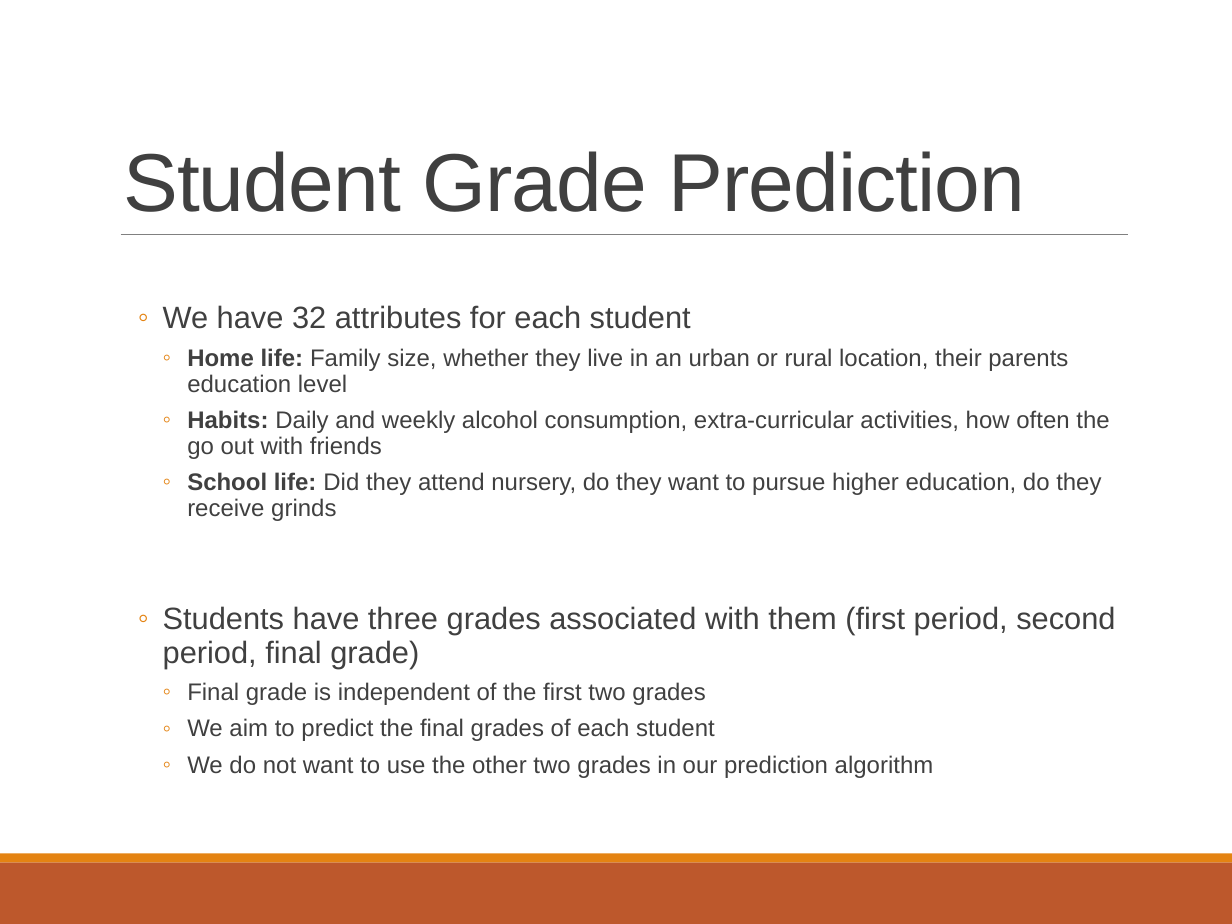
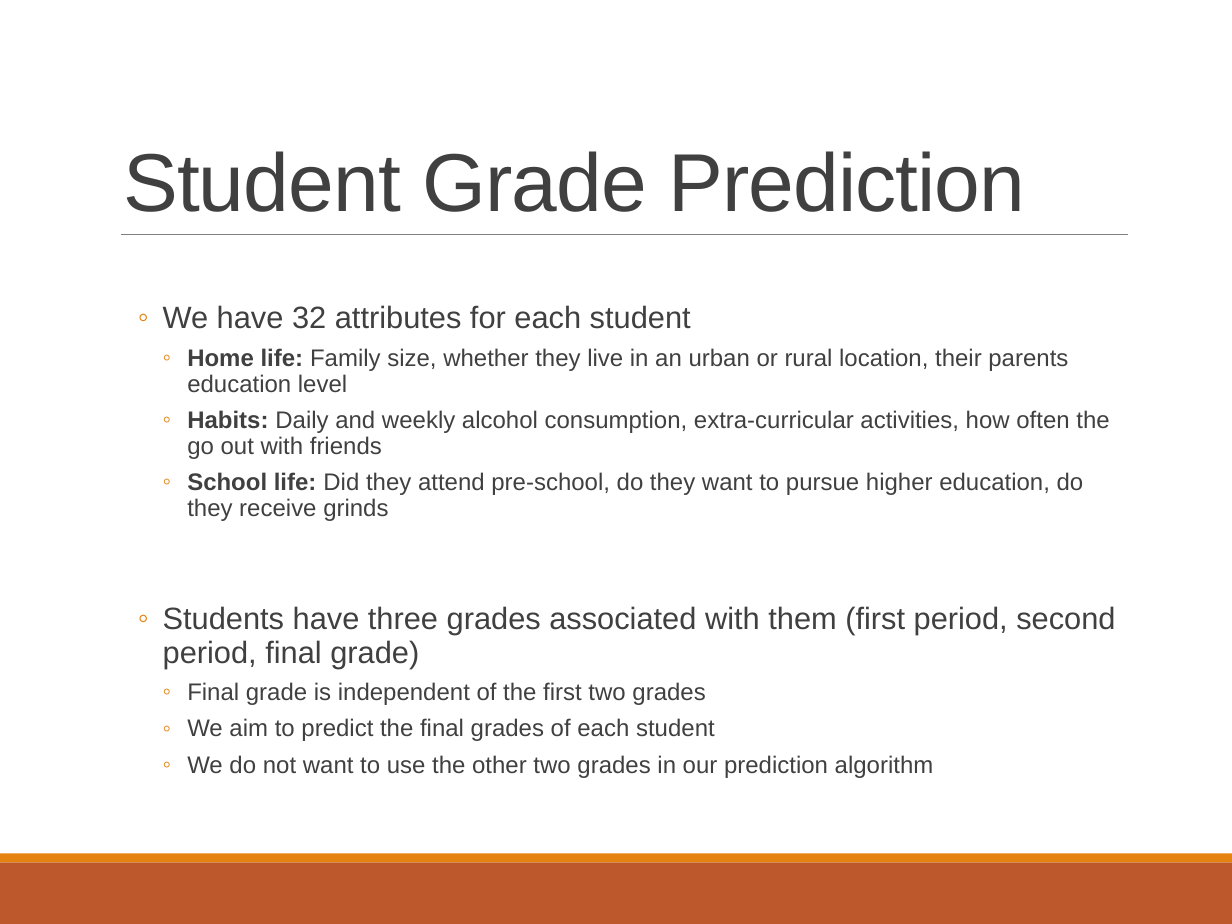
Before and after one commit to okeefj22/CA4010-data-project, a slide deck: slide 1 of workshop-presentation.pptx. Drawn at 1232x924 pixels with LibreOffice and Linux fonts; fonts in the diff are those of the drawing. Boxes give left, top, right and bottom in pixels: in the first picture for what was removed or moved away, otherwise in the second. Text is boxed around its words. In the diff, an @@ line names an element or a change of style, - is before the commit and + after.

```diff
--- a/workshop-presentation.pptx
+++ b/workshop-presentation.pptx
@@ text at (187, 472, 1084, 521): text changed @@
-    ◦ School life: Did they attend nursery, do they want to pursue higher education, do they receive grinds
+    ◦ School life: Did they attend pre-school, do they want to pursue higher education, do they receive grinds
```
Also in this commit, not shown: 1 other slide changed, 1 other file.
